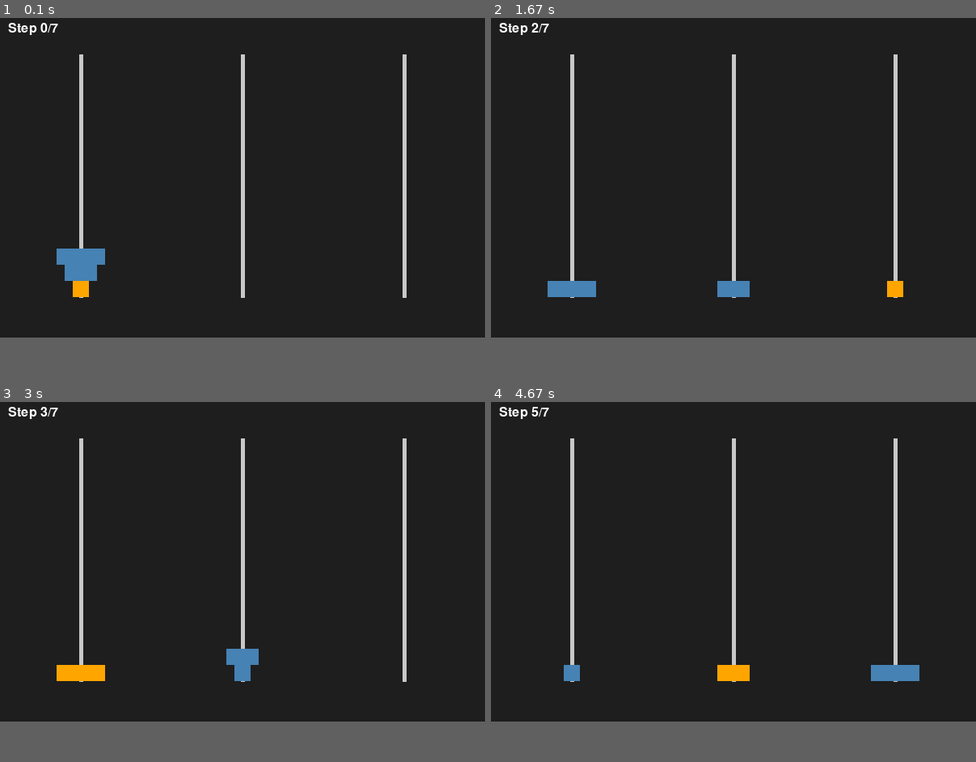
Above: before the commit, frames 1-4 (two rows, left to right).
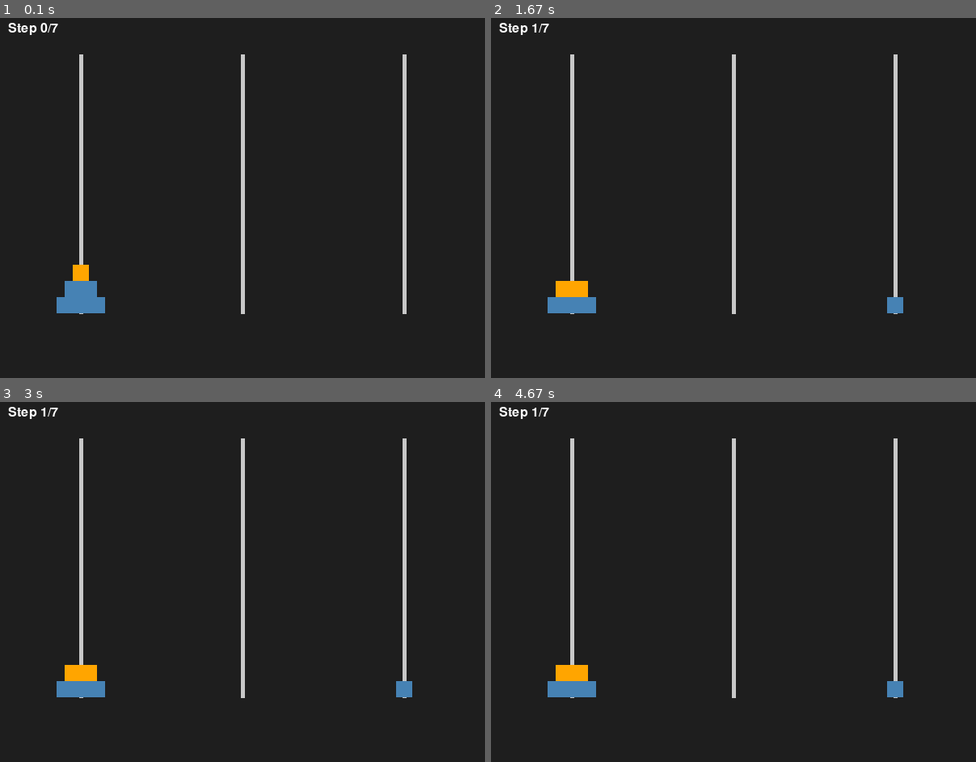
Above: after the commit, the same moments.

Repository: PaulAyobamidele/MAKER
Game: pygame game, started from MAKER-TowerOfHanoi/maker/gui_pygame.py
Same seed, same stepped clock (60 frames per second), same inputs: the game is played once before the commit and once after it.
Inputs:
- Up to frame 1 (0.1 s): no input
- Up to frame 2 (1.67 s): hold R 0.33-0.8 s; tap Enter at 0.83 s
- Up to frame 3 (3 s): hold R 2.17-2.63 s
- Up to frame 4 (4.67 s): tap R at 3.67 s
In our replay, the window is 600x400 before the commit and 600x450 after it. These sizes can differ from the game's own. Grey fills any space a smaller window leaves; there, only what the larger window draws over its background counts as a difference.

The runs differ from the first frame. In frame 1, 1.6% of the frame differs, in the area x 11-84%, y 64-83%; in frame 2, 1.6%; in frame 3, 1.3%; in frame 4, 1.7%, in the area x 8-89%, y 1-83%.

Commit message:
Data visualization adjustment

Diff:
--- a/MAKER-TowerOfHanoi/maker/gui_pygame.py
+++ b/MAKER-TowerOfHanoi/maker/gui_pygame.py
@@ -17,14 +17,14 @@
         # Pygame setup
         pygame.init()
         self.width = 600
-        self.height = 400
+        self.height = 450  # Increased for countdown text
         self.screen = pygame.display.set_mode((self.width, self.height))
         pygame.display.set_caption("Tower of Hanoi - MAKER Visualizer")
         self.clock = pygame.time.Clock()
 
         # Pegs
         self.peg_x = [self.width // 6, self.width // 2, 5 * self.width // 6]
-        self.peg_y_bottom = self.height - 50
+        self.peg_y_bottom = self.height - 80  # Adjusted for countdown text
         self.disk_height = 20
         self.disk_width_factor = 20
 
@@ -33,13 +33,28 @@
         self.peg_color = (200, 200, 200)
         self.disk_color = (70, 130, 180)
         self.highlight_color = (255, 165, 0)
+        self.text_color = (255, 255, 255)
 
         # Font
         self.font = pygame.font.SysFont(None, 24)
 
+        # Initialize state
         self.move_index = 0
+        self.finished = False
+        self.last_move_time = time.time()
+        self.replay_countdown = 5
+        self.countdown_timer = time.time()
 
         self.run_visualization()
+
+    def reset_state(self):
+        """Reset to initial state for replay"""
+        self.state = [list(range(self.num_disks, 0, -1)), [], []]
+        self.move_index = 0
+        self.finished = False
+        self.last_move_time = time.time()
+        self.replay_countdown = 5
+        self.countdown_timer = time.time()
 
     def draw_pegs(self):
         for x in self.peg_x:
@@ -47,7 +62,7 @@
 
     def draw_disks(self, highlight_disk=None):
         for peg_index, peg in enumerate(self.state):
-            for disk_index, disk in enumerate(reversed(peg)):
+            for disk_index, disk in enumerate(peg):
                 x = self.peg_x[peg_index]
                 y = self.peg_y_bottom - disk_index * self.disk_height
                 width = disk * self.disk_width_factor
@@ -56,13 +71,19 @@
                     self.screen, color,
                     pygame.Rect(x - width // 2, y - self.disk_height, width, self.disk_height)
                 )
-        # Step counter
-        text = self.font.render(f"Step {self.move_index}/{len(self.actions)}", True, (255, 255, 255))
-        self.screen.blit(text, (10, 10))
+
+        # Step counter or finished message
+        if not self.finished:
+            text = self.font.render(f"Step {self.move_index}/{len(self.actions)}", True, self.text_color)
+            self.screen.blit(text, (10, 10))
+        else:
+            finished_text = self.font.render("SOLVED! Replaying in:", True, (0, 255, 0))
+            self.screen.blit(finished_text, (self.width//2 - finished_text.get_width()//2, 10))
 
     def animate_move(self):
         if self.move_index >= len(self.actions):
-            return False  # Finished
+            self.finished = True
+            return False
         disk, from_peg, to_peg = self.actions[self.move_index]
         self.state[from_peg].pop()
         self.state[to_peg].append(disk)
@@ -71,15 +92,31 @@
 
     def run_visualization(self):
         running = True
-        last_move_time = time.time()
 
         while running:
             self.screen.fill(self.bg_color)
             self.draw_pegs()
+
+            # Highlight next disk to move
             highlight_disk = None
-            if self.move_index < len(self.actions):
+            if not self.finished and self.move_index < len(self.actions):
                 highlight_disk = self.actions[self.move_index][0]
+
             self.draw_disks(highlight_disk=highlight_disk)
+
+            # Show countdown when finished
+            if self.finished:
+                countdown_text = self.font.render(f"{self.replay_countdown}...", True, (255, 255, 0))
+                self.screen.blit(countdown_text, (self.width//2 - countdown_text.get_width()//2, 40))
+
+                # Countdown logic
+                current_time = time.time()
+                if current_time - self.countdown_timer > 1:  # Every second
+                    self.replay_countdown -= 1
+                    self.countdown_timer = current_time
+
+                if self.replay_countdown <= 0:
+                    self.reset_state()
 
             pygame.display.flip()
             self.clock.tick(60)
@@ -88,11 +125,16 @@
             for event in pygame.event.get():
                 if event.type == pygame.QUIT:
                     running = False
+                elif event.type == pygame.KEYDOWN:
+                    if event.key == pygame.K_r:  # Press R to restart immediately
+                        self.reset_state()
+                    elif event.key == pygame.K_q:  # Press Q to quit
+                        running = False
 
-            # Animate moves with delay
-            if self.move_index < len(self.actions) and (time.time() - last_move_time) >= self.move_delay:
+            # Animate moves with delay (if not finished)
+            if not self.finished and (time.time() - self.last_move_time) >= self.move_delay:
                 self.animate_move()
-                last_move_time = time.time()
+                self.last_move_time = time.time()
 
         pygame.quit()
         sys.exit()
--- a/MAKER-TowerOfHanoi/maker/prompts.py
+++ b/MAKER-TowerOfHanoi/maker/prompts.py
@@ -28,6 +28,7 @@
 # USER TEMPLATES (for even/odd disk rotation rules)
 # ======================================================================
 
+
 ODD_TEMPLATE = """Rules:
 - Only one disk can be moved at a time.
 - Only the top disk can be moved.
@@ -38,7 +39,7 @@
 
 Movement rule:
 - If the previous move DID NOT involve disk 1, move disk 1 counter-clockwise.
-- Else (if disk 1 was moved previously), make the only legal move that is NOT disk 1.
+- Else (if disk 1 was moved previously), move the smallest legal disk that is NOT disk 1.
 
 Previous move: {previous_move}
 Current state: {current_state}
@@ -59,7 +60,7 @@
 
 Movement rule:
 - If the previous move DID NOT involve disk 1, move disk 1 clockwise.
-- Else (if disk 1 was moved previously), make the only legal move that is NOT disk 1.
+- Else (if disk 1 was moved previously), move the smallest legal disk that is NOT disk 1.
 
 Previous move: {previous_move}
 Current state: {current_state}
--- a/MAKER-TowerOfHanoi/maker/voting.py
+++ b/MAKER-TowerOfHanoi/maker/voting.py
@@ -17,7 +17,7 @@
     while attempt < max_attempts:
         attempt += 1
         try:
-            # Format previous move to help LLM understand
+
             if prev_move is None or prev_move == [0, 0, 0]:
                 prev_move_str = "None (this is the first move)"
             else:
@@ -27,7 +27,7 @@
                 else:
                     prev_move_str = f"{prev_move} (disk {disk} was moved, NOT disk 1)"
 
-            # Call the LLM
+
             response = client.chat.completions.create(
                 model=MODEL,
                 messages=[
Not shown, added: animation.mov
